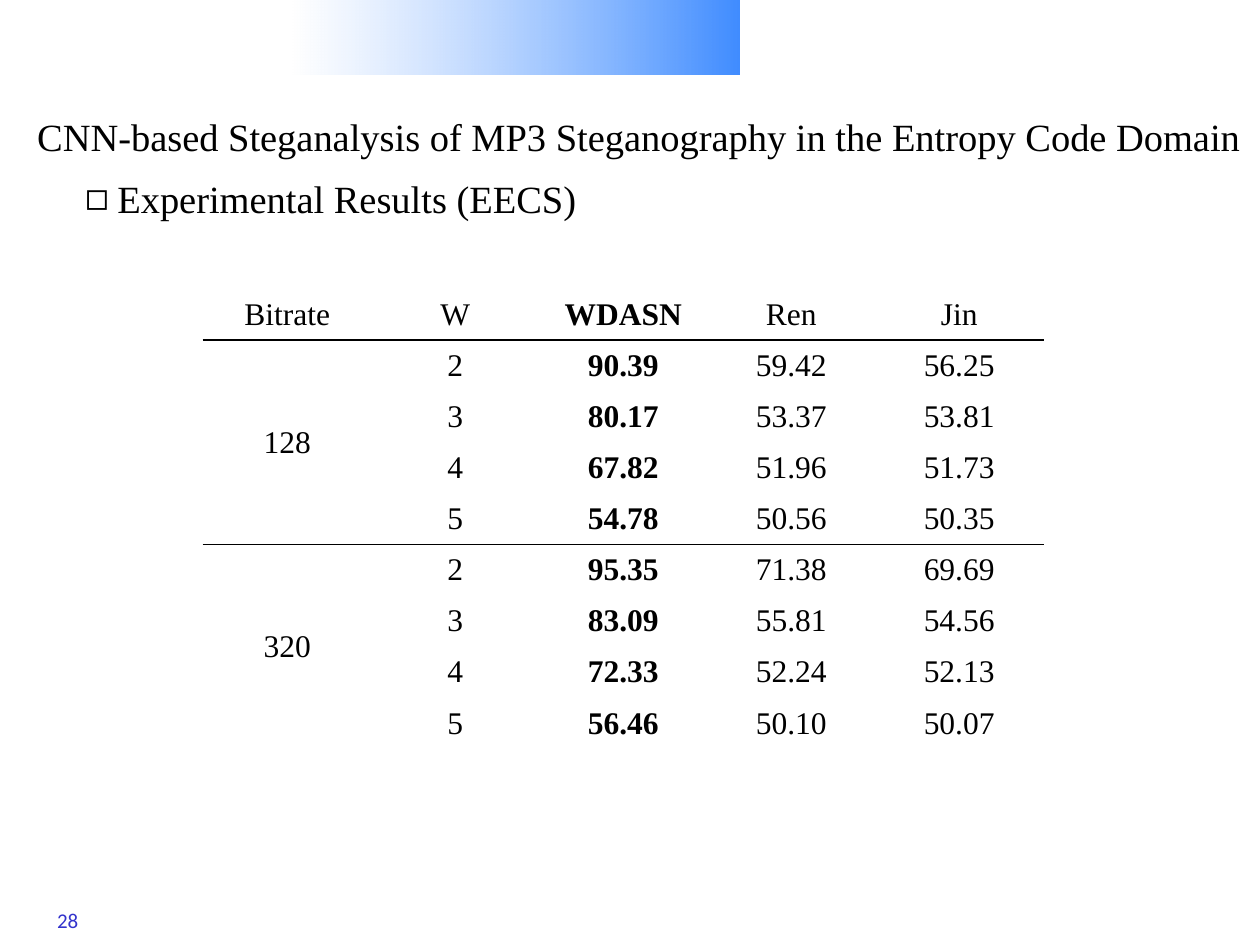
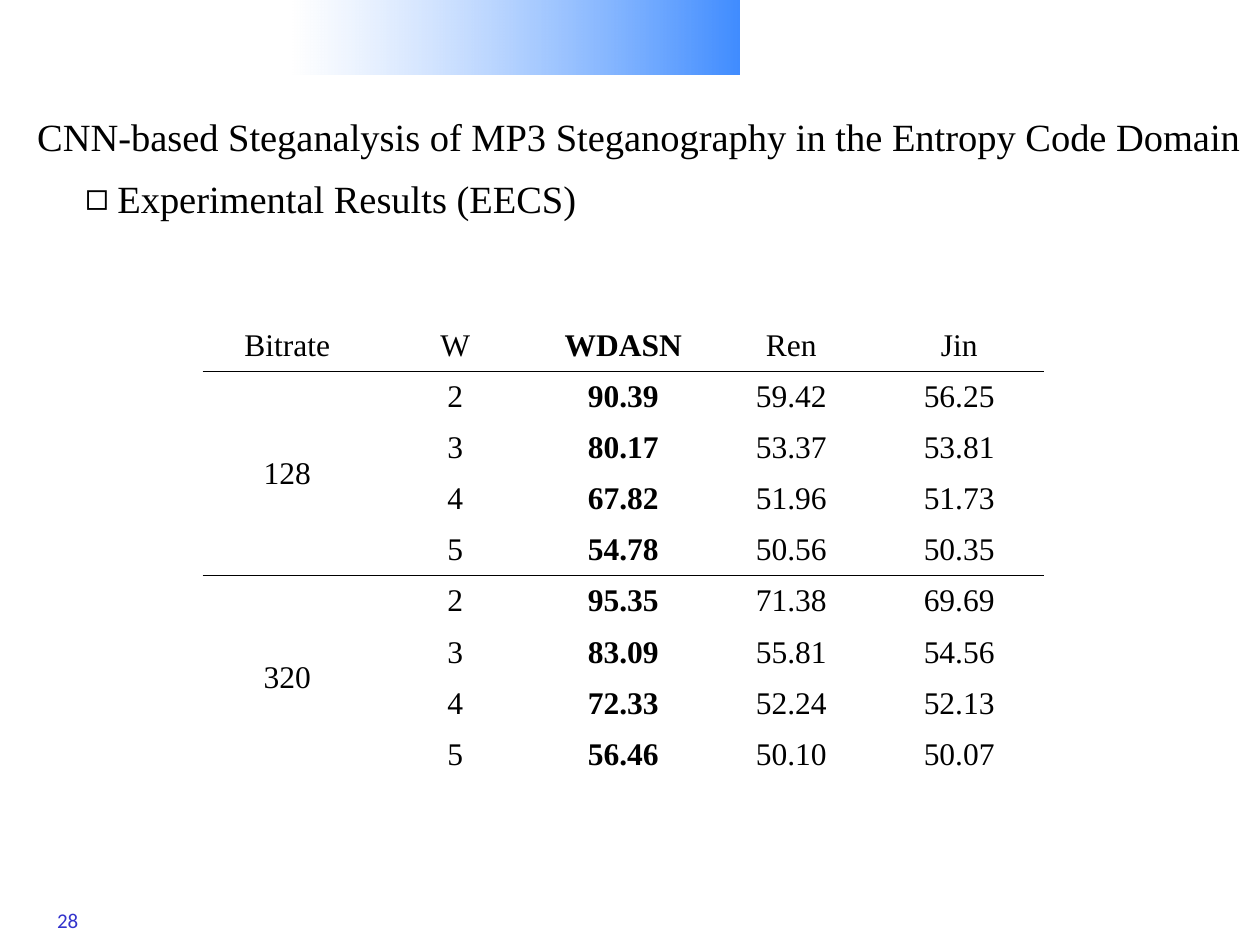
Before and after one commit to Charleswyt/tf_audio_steganalysis, a slide deck: slide 28 of CNN-based Steganalysis of MP3 Steganography in the Entropy Code Domain.pptx. Drawn at 1260x945 pixels with LibreOffice and Linux fonts; fonts in the diff are those of the drawing; background and template pictures are left out. Boxes give left, top, right and bottom in pixels: in the first picture for what was removed or moved away, otherwise in the second. Text is boxed around its words. In the diff, an @@ line names an element or a change of style, - is before the commit and + after.

```diff
--- a/CNN-based Steganalysis of MP3 Steganography in the Entropy Code Domain.pptx
+++ b/CNN-based Steganalysis of MP3 Steganography in the Entropy Code Domain.pptx
@@ table moved from (x1=203, y1=289, x2=1041, y2=748) to (x1=203, y1=320, x2=1041, y2=780) @@
```
Also in this commit, not shown: 7 other slides changed.
